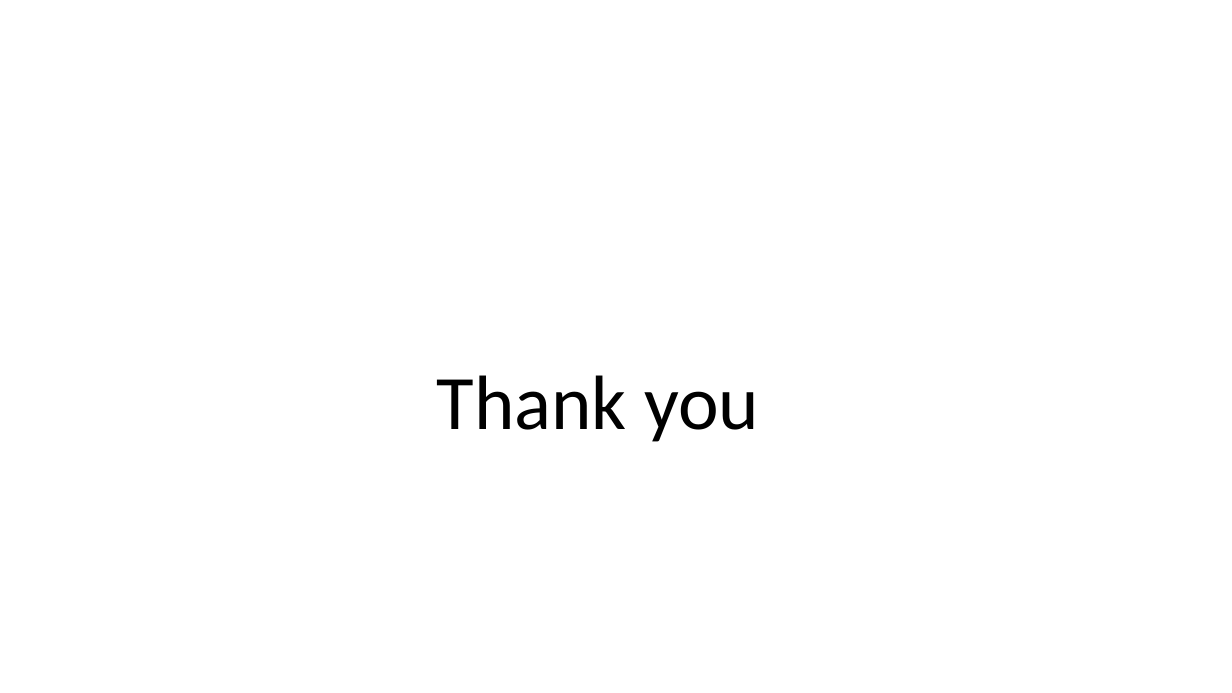
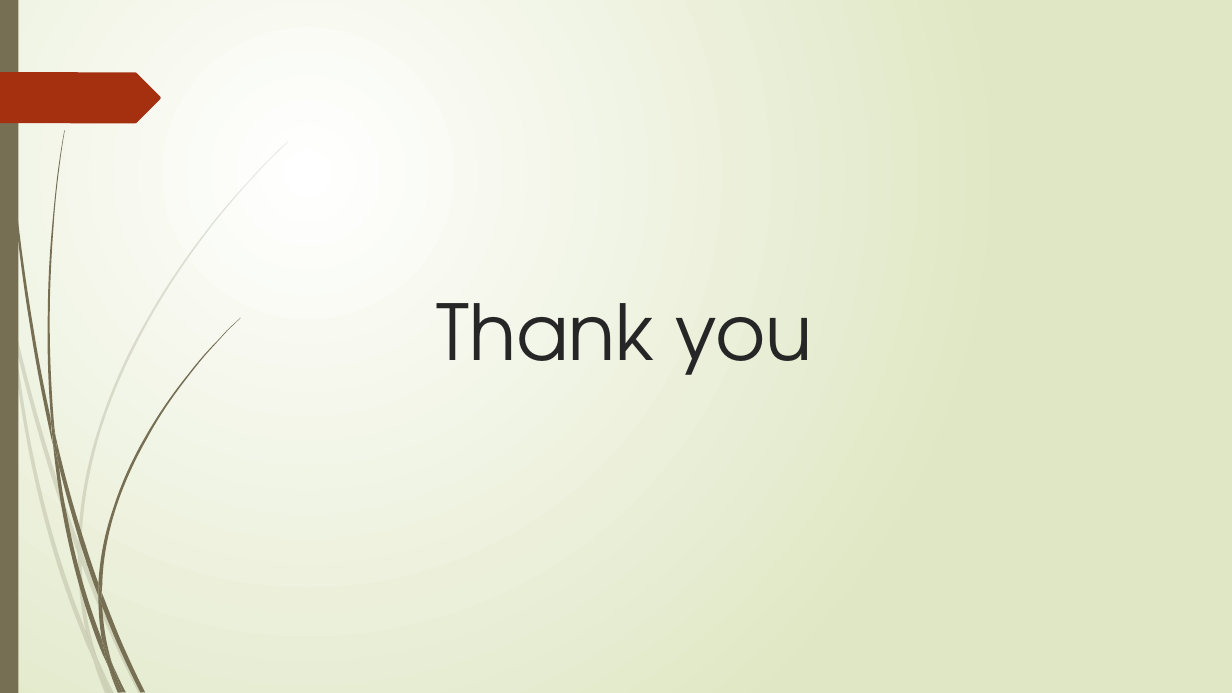
Before and after one commit to vinotha8888/authentication, a slide deck: slide 12 of mat.pptx (slide 9 before the commit). Drawn at 1232x693 pixels with LibreOffice and Linux fonts; fonts in the diff are those of the drawing. Boxes give left, top, right and bottom in pixels: in the first picture for what was removed or moved away, otherwise in the second. Text is boxed around its words. In the diff, an @@ line names an element or a change of style, - is before the commit and + after.

```diff
--- a/mat.pptx
+++ b/mat.pptx
@@ background #FFFFFF to gradient #FFFFFF to #DFE8C4 @@
@@ rectangle added at (0,0,18,693), fill #766F54 @@
@@ freeform shape added at (0,72,161,123), fill #A53010 @@
@@ title "Thank you" at (437,303,813,375): font Calibri to TeX Gyre Adventor, text colour #000000 to #262626; line spacing 0.9 to 1; vertical alignment middle to top @@
@@ group added at (0,141,288,693): 10 freeform shapes @@
@@ group added at (3,0,240,693): 12 freeform shapes @@
```
Also in this commit, not shown: 3 other slides changed, 8 slides added, 5 slides removed.
